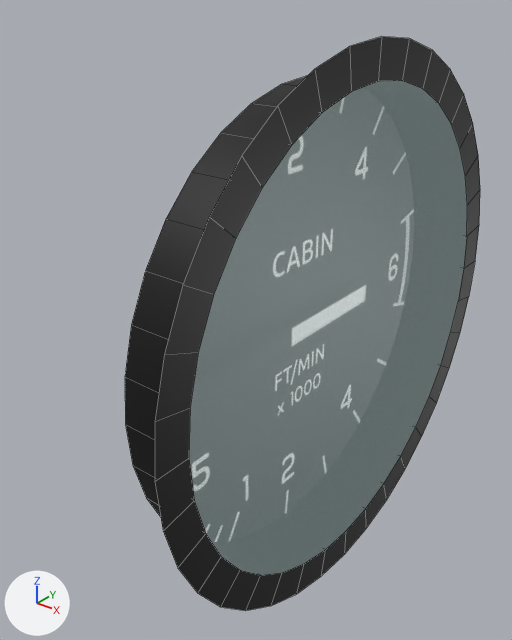
Renders of the Blender file Models/Interior/Panel/Instruments/press/cabin-vsi.blend from each side of a commit.
The view is the same before and after, from a 50 mm camera at (0.0221, -0.0394, 0.0232) aimed at (-0.0077, -0.0021, 0.0001). Lighting does not change. The marker at lower left points along +X, +Y and +Z. Mesh edges are drawn as thin lines.

The scene before the commit, as lines of its bpy script (objects in view):
```python
mat_glassmaterial = principled_material('GlassMaterial')
mat_glassmaterial.base_color = (0.787, 1.0, 1.0)  # white #e5ffff
mat_glassmaterial.alpha = 0.1
mat_glassmaterial.emission_color = (0.787, 1.0, 1.0)  # white #e5ffff
mat_glassmaterial.emission_strength = 1.0
me_circle = bpy.data.meshes.new('Circle')
me_circle.from_pydata(...)  # 108 vertices, 72 faces; spans x -0.005..0.0, y -0.02..0.02, z -0.02..0.02
me_circle.polygons.foreach_set('use_smooth', [True] * 72)
me_circle.materials.append(mat_casematerial)  # black #000000
me_circle_001 = bpy.data.meshes.new('Circle.001')
me_circle_001.from_pydata(...)  # 36 vertices, 1 face; spans x 0.0, y -0.0175..0.0175, z -0.0175..0.0175
me_circle_001.materials.append(mat_glassmaterial)  # white #e5ffff
ob_case = bpy.data.objects.new('Case', me_circle)
ob_case.location = (0.0, 0.0, 0.0)
ob_glass = bpy.data.objects.new('Glass', me_circle_001)
ob_glass.location = (0.0, 0.0, 0.0)
```
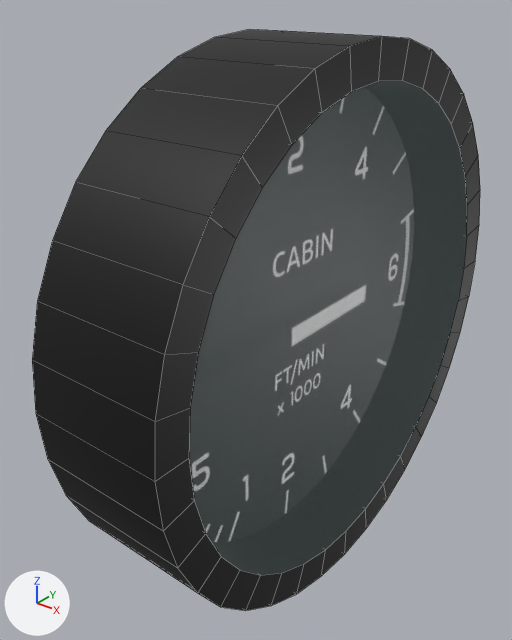
The change, as JSON lines over the scene's bpy script:
```json
{"op": "remove", "block": "mat_glassmaterial", "code": "mat_glassmaterial.emission_strength = 1.0"}
{"block": "me_circle", "where": "# used by ob_case; location = (0.0, 0.0, 0.0)"}
{"op": "remove", "block": "me_circle", "code": "me_circle.from_pydata(...)  # 108 vertices, 72 faces; spans x -0.005..0.0, y -0.02..0.02, z -0.02..0.02"}
{"op": "add", "block": "me_circle", "code": "me_circle.from_pydata(...)  # 144 vertices, 109 faces; spans x -0.01..0.0, y -0.02..0.02, z -0.02..0.02"}
{"block": "me_circle", "change": "me_circle part 1"}
{"block": "me_circle", "change": "36 new vertices lie (-0.01, 0.0, 0.0) away from vertices in x 0.0, y -0.02..0.02, z -0.02..0.02"}
{"block": "me_circle", "change": "37 new faces join them"}
```

What differs and where, as boxes [x1, y1, x2, y2] in the pictures (512 x 640 px):
```json
{"object": "Case", "change": "reshaped", "before": [125, 37, 480, 611], "after": [32, 29, 480, 611], "on screen": "26% wider"}
{"object": "Glass", "change": "surface changed", "before": [189, 81, 467, 575], "after": [189, 81, 467, 575]}
{"part": 1, "of": "me_circle", "change": "added", "after": [32, 29, 382, 593], "on screen": "black"}
```
